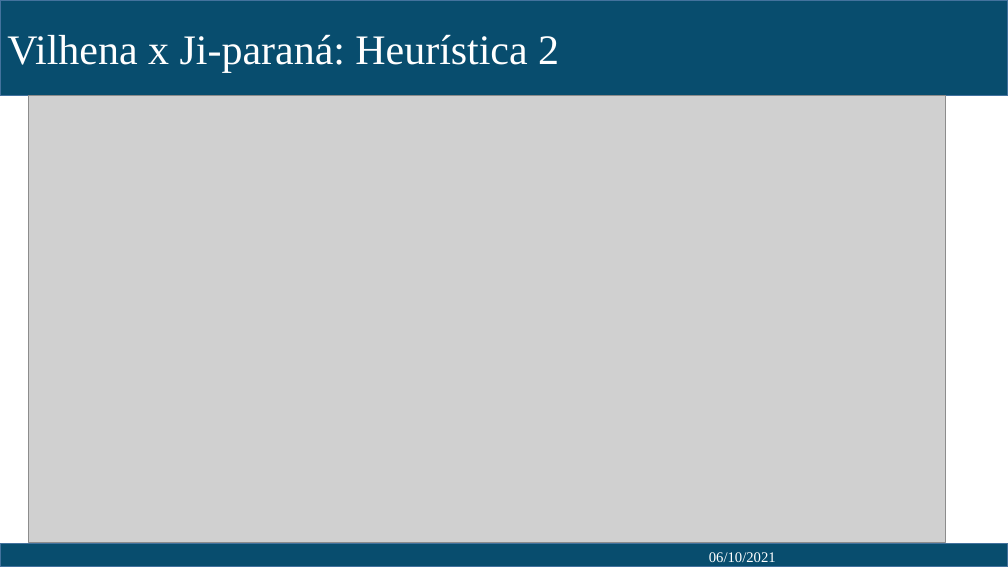
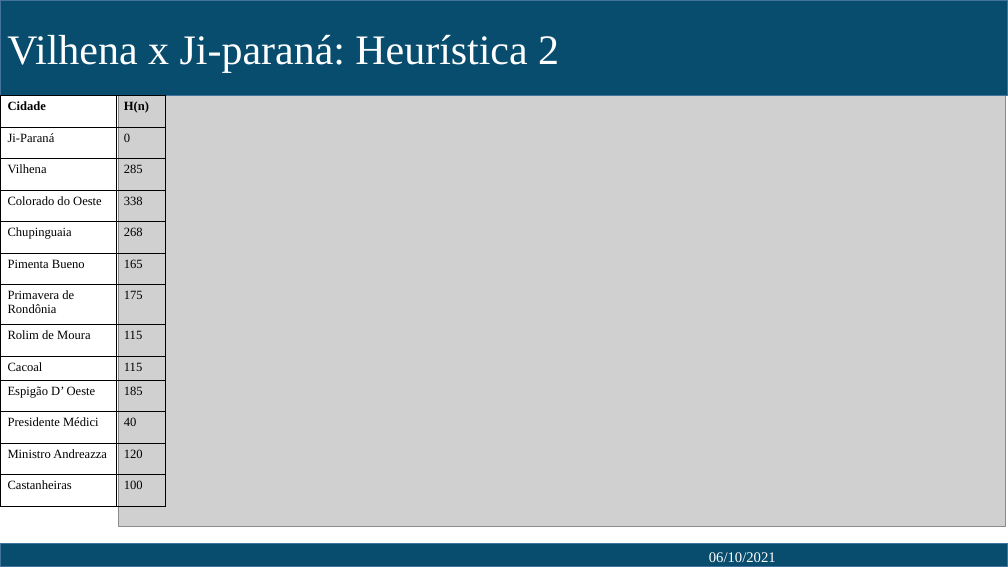
Before and after one commit to Elias-abreu/trabalho_A_star, a slide deck: slide 18 of Apresentação.pptx. Drawn at 1008x567 pixels with LibreOffice and Linux fonts; fonts in the diff are those of the drawing; grey boxes stand for pictures. Boxes give left, top, right and bottom in pixels: in the first picture for what was removed or moved away, otherwise in the second. Text is boxed around its words. In the diff, an @@ line names an element or a change of style, - is before the commit and + after.

```diff
--- a/Apresentação.pptx
+++ b/Apresentação.pptx
@@ table added at (0, 96, 166, 507), 13 rows, 2 columns @@
+Cidade | H(n)
+Ji-Paraná | 0
+Vilhena | 285
+Colorado do Oeste | 338
+Chupinguaia | 268
+Pimenta Bueno | 165
+Primavera de Rondônia | 175
+Rolim de Moura | 115
+Cacoal | 115
+Espigão D’ Oeste | 185
+Presidente Médici | 40
+Ministro Andreazza | 120
+Castanheiras | 100
@@ picture: place and size @@
-picture at (29, 96, 946, 543)
+picture at (119, 95, 1006, 527)
```
Also in this commit, not shown: 11 other slides changed, 3 slides added, 1 other file.
